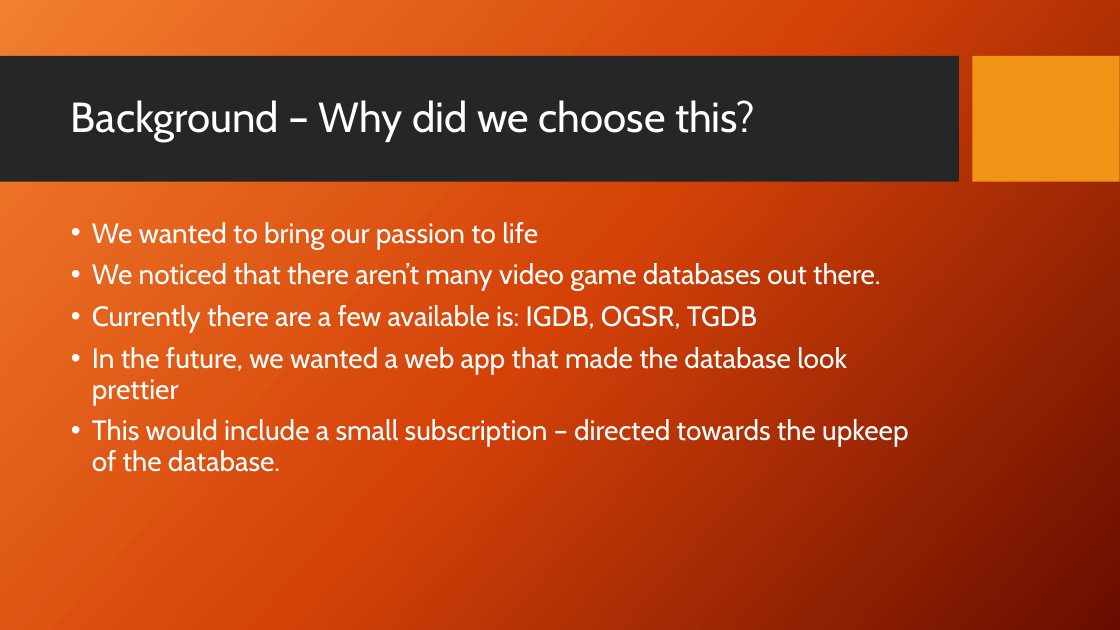
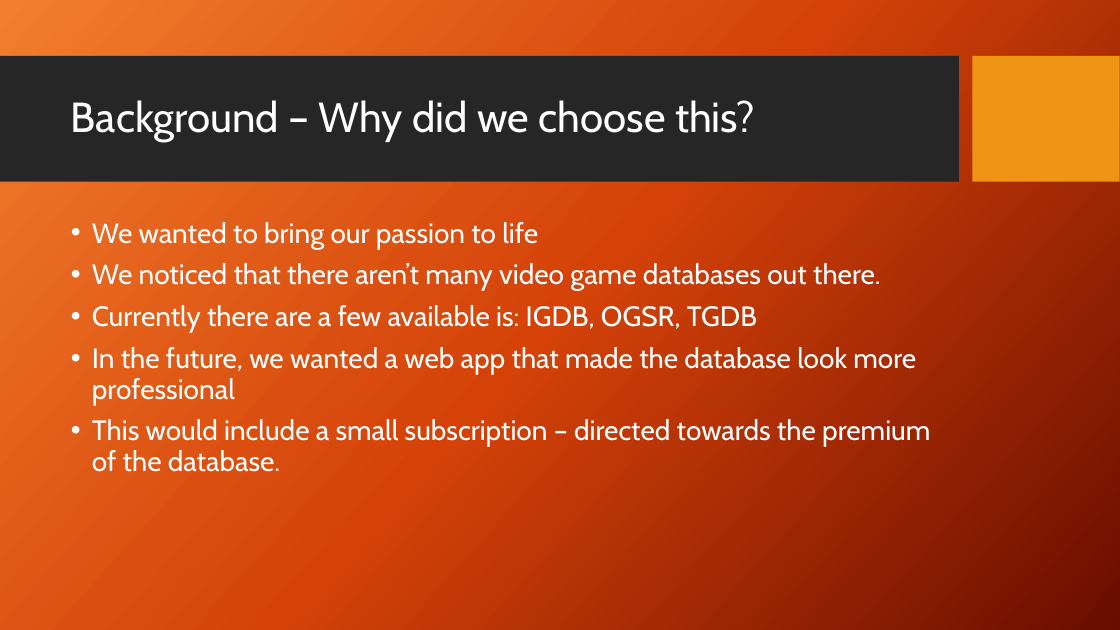
Before and after one commit to xCAMELZx/CSE572, a slide deck: slide 2 of Project/Game_Database_Project.pptx. Drawn at 1120x630 pixels with LibreOffice and Linux fonts; fonts in the diff are those of the drawing; background and template pictures are left out. Boxes give left, top, right and bottom in pixels: in the first picture for what was removed or moved away, otherwise in the second. Text is boxed around its words. In the diff, an @@ line names an element or a change of style, - is before the commit and + after.

```diff
--- a/Project/Game_Database_Project.pptx
+++ b/Project/Game_Database_Project.pptx
@@ text at (92, 347, 930, 472): text changed @@
-• In the future, we wanted a web app that made the database look prettier
-• This would include a small subscription – directed towards the upkeep of the database.
+• In the future, we wanted a web app that made the database look more professional
+• This would include a small subscription – directed towards the premium of the database.
```
Also in this commit, not shown: 3 other slides changed.
